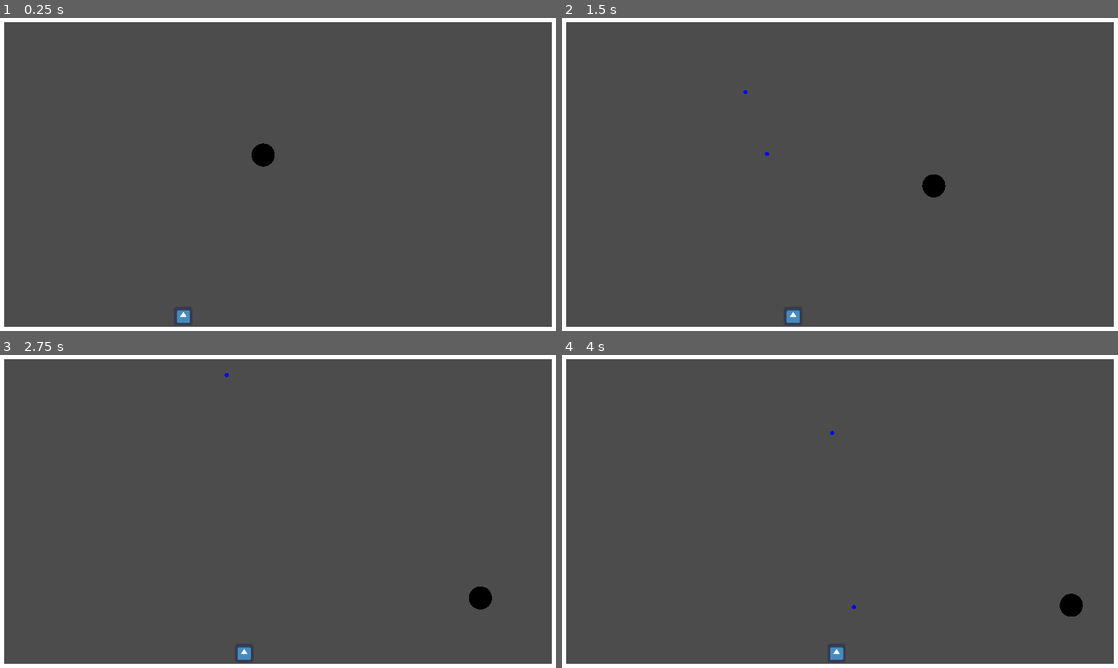
Above: before the commit, frames 1-4 (two rows, left to right).
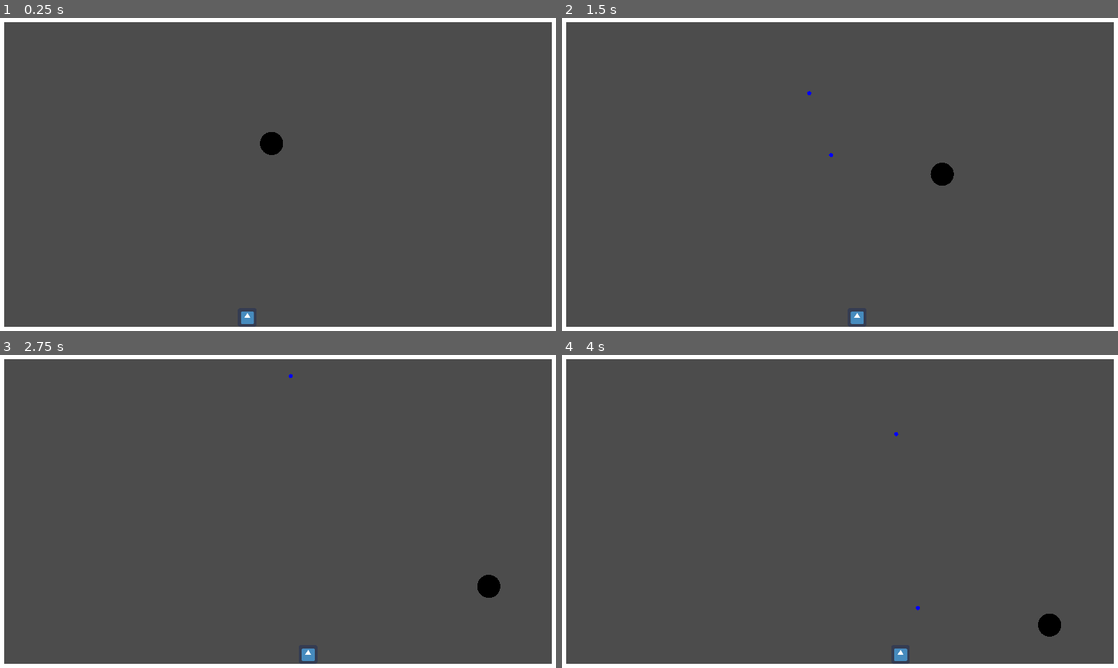
Above: after the commit, the same moments.

Repository: MaeIsBad/pang
Game: Godot game, scene res://Maps/TestMap.tscn
The game is run twice, just before and just after one commit, with the same random seed, the same clock (stepped at 60 frames per second) and the same inputs. Before the commit the project starts from res://Maps/TestScene.tscn. The engine's default icon, where the game draws it, is replaced by a stand-in: a white triangle on a blue panel in a dark square. Sound files missing from this copy of the repository are replaced by a short silence.
Inputs:
- Up to frame 1 (0.25 s): no input
- Up to frame 2 (1.5 s): tap Enter (ui_accept) at 0.5, 0.77 s; hold Right (ui_right) 0.53-1.28 s; hold Left (ui_left) from 1.28 s (still down)
- Up to frame 3 (2.75 s): tap Enter (ui_accept) at 1.52 s; release Left (ui_left) at 2.03 s; hold Right (ui_right) from 2.03 s (still down)
- Up to frame 4 (4 s): tap Enter (ui_accept) at 3.02, 3.77 s; release Right (ui_right) at 3.53 s; hold Left (ui_left) from 3.53 s (still down)

The runs differ from the first frame. In frame 1, 0.5% of the frame differs, in the area x 31-51%, y 36-98%; in frame 2, 0.6%; in frame 3, 0.6%; in frame 4, 0.7%, in the area x 48-94%, y 24-98%.

Commit message:
Refactoring

Diff:
--- a/Ball/Ball.gd
+++ b/Ball/Ball.gd
@@ -43,3 +43,7 @@
 
 func _draw():
 	draw_circle(Vector2(0.0,0.0), get_radius(), Color.black)
+
+func touched_body(body: Node2D):
+	if body.has_method("touched_ball"):
+		body.touched_ball(self)
--- a/Ball/Ball.tscn
+++ b/Ball/Ball.tscn
@@ -10,9 +10,10 @@
 radius = 40.0
 
 [node name="Ball" type="RigidBody2D"]
-position = Vector2( 839, 470 )
 collision_layer = 0
 physics_material_override = SubResource( 3 )
+contacts_reported = 4
+contact_monitor = true
 linear_damp = 0.0
 angular_damp = 0.0
 script = ExtResource( 1 )
@@ -22,3 +23,5 @@
 
 [node name="PopSound" type="AudioStreamPlayer2D" parent="."]
 stream = ExtResource( 2 )
+
+[connection signal="body_entered" from="." to="." method="touched_body"]
--- /dev/null
+++ b/Maps/Level.tscn
@@ -0,0 +1,13 @@
+[gd_scene load_steps=3 format=2]
+
+[ext_resource path="res://Player/Player.tscn" type="PackedScene" id=2]
+[ext_resource path="res://Camera/CameraWithBorder.tscn" type="PackedScene" id=3]
+
+[node name="Level" type="Node2D"]
+
+[node name="CameraWithBorder" parent="." instance=ExtResource( 3 )]
+
+[node name="GameOverHandler" type="Node" parent="."]
+
+[node name="Player" parent="." instance=ExtResource( 2 )]
+position = Vector2( 634, 992 )
--- /dev/null
+++ b/Maps/TestMap.tscn
@@ -0,0 +1,13 @@
+[gd_scene load_steps=3 format=2]
+
+[ext_resource path="res://Ball/Ball.tscn" type="PackedScene" id=1]
+[ext_resource path="res://Maps/Level.tscn" type="PackedScene" id=3]
+
+[node name="Level" instance=ExtResource( 3 )]
+
+[node name="Ball" parent="." index="1" instance=ExtResource( 1 )]
+position = Vector2( 868, 430 )
+linear_velocity = Vector2( 300, 0 )
+
+[node name="Player" parent="." index="3"]
+position = Vector2( 854, 1035 )
--- a/Maps/TestScene.tscn
+++ /dev/null
@@ -1,15 +0,0 @@
-[gd_scene load_steps=4 format=2]
-
-[ext_resource path="res://Ball/Ball.tscn" type="PackedScene" id=1]
-[ext_resource path="res://Player/Player.tscn" type="PackedScene" id=2]
-[ext_resource path="res://Camera/CameraWithBorder.tscn" type="PackedScene" id=3]
-
-[node name="Test" type="Node2D"]
-
-[node name="CameraWithBorder" parent="." instance=ExtResource( 3 )]
-
-[node name="Player" parent="." instance=ExtResource( 2 )]
-position = Vector2( 633, 992 )
-
-[node name="Ball" parent="." instance=ExtResource( 1 )]
-linear_velocity = Vector2( 300, 0 )
--- a/Player/Bullet.gd
+++ b/Player/Bullet.gd
@@ -3,11 +3,6 @@
 class_name Bullet
 
 export(int,0,100) var UNITS_PER_SECOND = 800.0
-
-func _ready():
-	if not Engine.editor_hint:
-		assert($Area2D.connect("body_entered",self, "body_entered") == OK)
-		assert($VisibilityNotifier2D.connect("screen_exited",self, "queue_free") == OK)
 
 func body_entered(body: Node2D):
 	var ball = body as Ball
@@ -16,7 +11,8 @@
 		queue_free()
 
 func _process(delta):
-	position -= Vector2(0.0, UNITS_PER_SECOND)*delta
+	if not Engine.editor_hint:
+		position -= Vector2(0.0, UNITS_PER_SECOND)*delta
 
 func _draw():
 	draw_circle(Vector2(0.0,0.0), 7.0, Color.blue)
--- a/Player/Bullet.tscn
+++ b/Player/Bullet.tscn
@@ -14,3 +14,6 @@
 shape = SubResource( 3 )
 
 [node name="VisibilityNotifier2D" type="VisibilityNotifier2D" parent="."]
+
+[connection signal="body_entered" from="Area2D" to="." method="body_entered"]
+[connection signal="screen_exited" from="VisibilityNotifier2D" to="." method="queue_free"]
--- a/Player/Player.gd
+++ b/Player/Player.gd
@@ -1,5 +1,7 @@
 extends KinematicBody2D
+class_name Player
 
+signal touched_ball(Ball)
 
 var snapped_to_ground = false
 # Returns true if found a ground to snap to
@@ -12,7 +14,7 @@
 	else:
 		return false
 
-var bullet_scn = preload("res://Player/Bullet.tscn")
+var bullet_scn = load("res://Player/Bullet.tscn")
 
 func _process(_delta):
 	if Input.is_action_pressed("ui_right"):
@@ -29,3 +31,6 @@
 	# Wait until you manage to find a ground to teleport to
 	if not snapped_to_ground:
 		snapped_to_ground = snap_to_ground()
+
+func touched_ball(ball: Ball):
+	emit_signal("touched_ball", ball)
--- a/Player/Player.tscn
+++ b/Player/Player.tscn
@@ -15,7 +15,6 @@
 extents = Vector2( 32, 32 )
 
 [node name="Player" type="KinematicBody2D"]
-position = Vector2( 90, 97 )
 z_index = 100
 script = ExtResource( 2 )
 
--- a/project.godot
+++ b/project.godot
@@ -18,16 +18,22 @@
 "class": "Bullet",
 "language": "GDScript",
 "path": "res://Player/Bullet.gd"
+}, {
+"base": "KinematicBody2D",
+"class": "Player",
+"language": "GDScript",
+"path": "res://Player/Player.gd"
 } ]
 _global_script_class_icons={
 "Ball": "",
-"Bullet": ""
+"Bullet": "",
+"Player": ""
 }
 
 [application]
 
 config/name="pang"
-run/main_scene="res://Maps/TestScene.tscn"
+run/main_scene="res://Maps/TestMap.tscn"
 config/icon="res://Assets/icon.png"
 
 [display]
@@ -40,6 +46,7 @@
 [global]
 
 scene=false
+default=false
 
 [physics]
 
